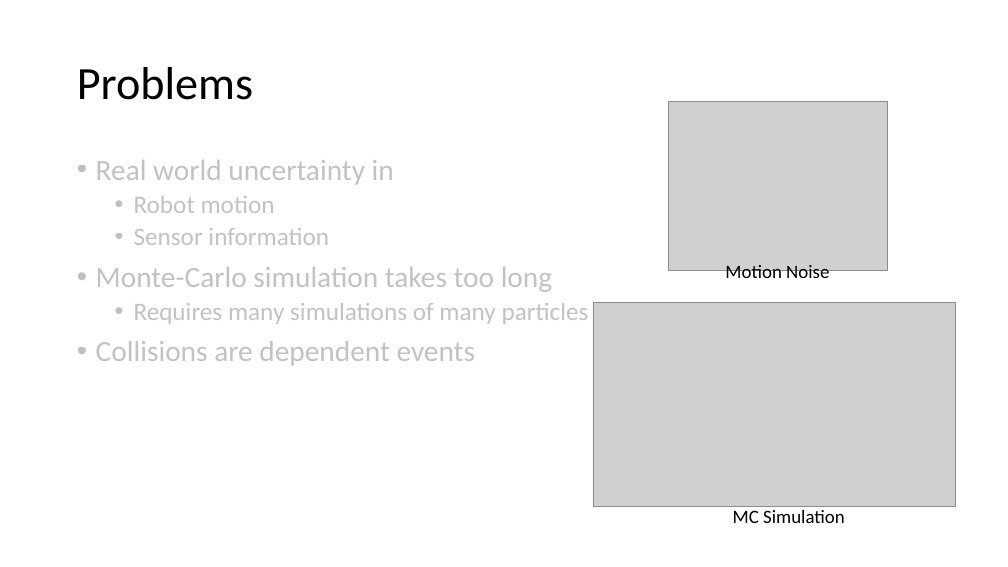
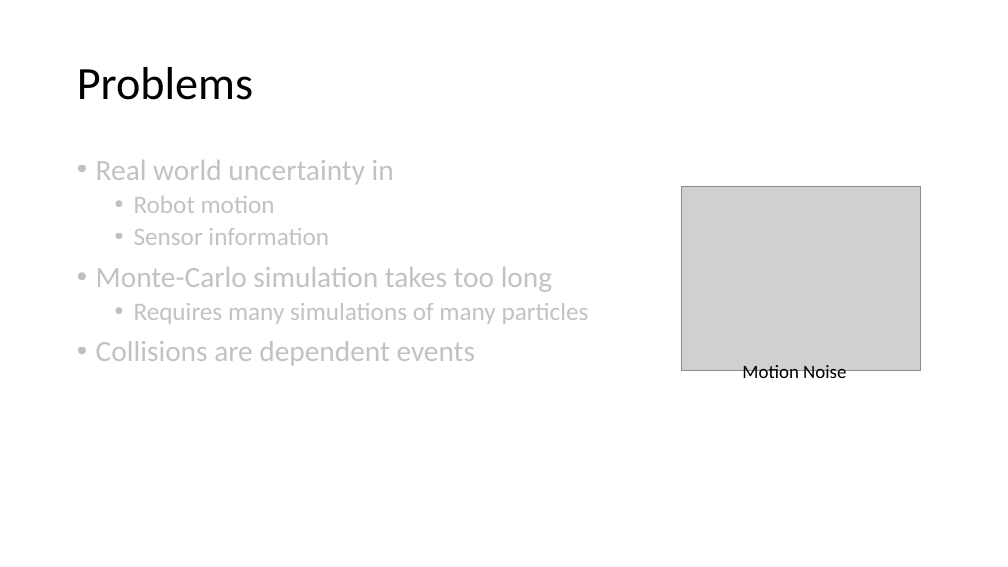
Before and after one commit to ajaayc/Probability-of-Collision-for-Safe-Planning, a slide deck: slide 3 of presentation_4.16.18/presentation_4.16.pptx. Drawn at 1008x567 pixels with LibreOffice and Linux fonts; fonts in the diff are those of the drawing; grey boxes stand for pictures. Boxes give left, top, right and bottom in pixels: in the first picture for what was removed or moved away, otherwise in the second. Text is boxed around its words. In the diff, an @@ line names an element or a change of style, - is before the commit and + after.

Commit message:
presentation updates

```diff
--- a/presentation_4.16.18/presentation_4.16.pptx
+++ b/presentation_4.16.18/presentation_4.16.pptx
@@ picture: place and size @@
-picture at bbox=[669, 101, 889, 271]
+picture at bbox=[681, 186, 920, 371]
@@ picture removed at bbox=[593, 303, 955, 507] @@
@@ text "Motion Noise": place and size @@
-text "Motion Noise" at bbox=[725, 265, 829, 283]
+text "Motion Noise" at bbox=[742, 365, 846, 383]
@@ text removed at bbox=[733, 510, 845, 523] @@
-MC Simulation
```
Also in this commit, not shown: 2 other slides changed.
